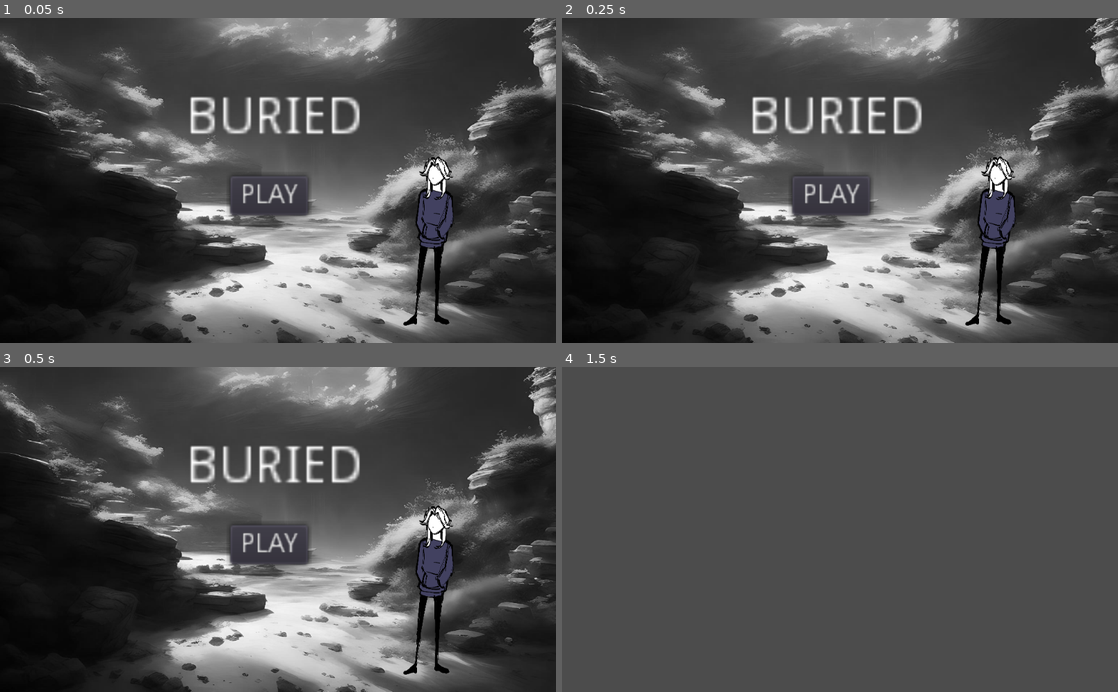
Above: before the commit, frames 1-4 (two rows, left to right).
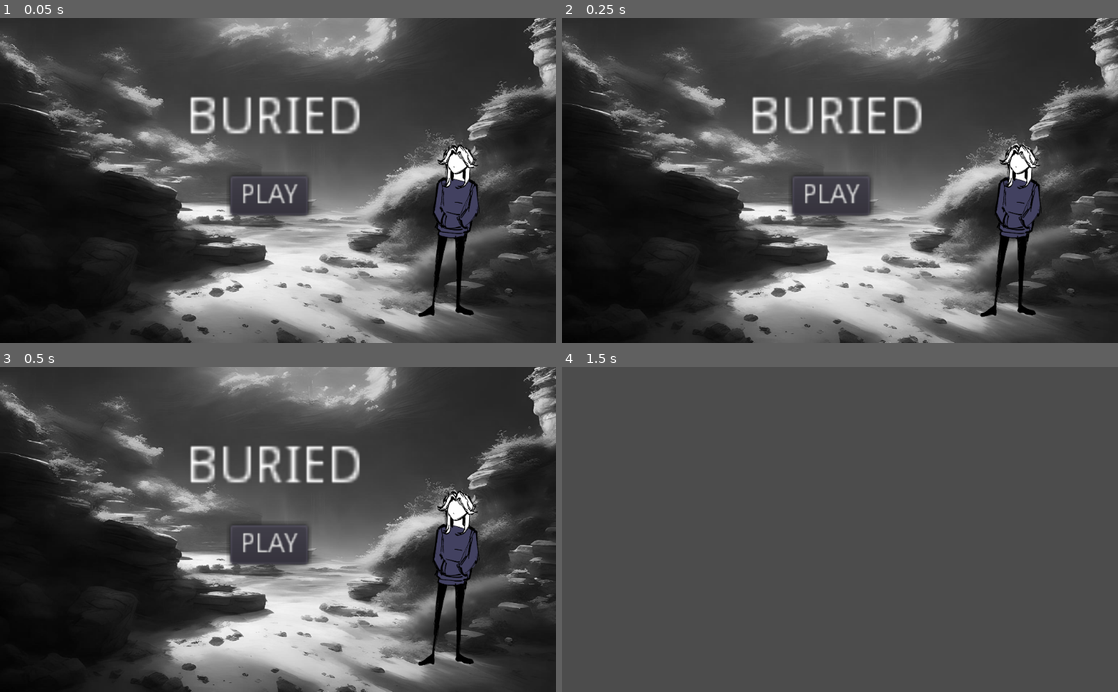
Above: after the commit, the same moments.

Repository: ShelfMaster27/Poolesville-Hacks-2023
Game: Godot game, scene res://Buried.tscn
Two runs of this game, one before a commit and one after it. Both use one fixed random seed, a clock stepped at 60 frames per second and the inputs below.
Inputs (mouse positions are in pixels of both pictures, inside the frame that each line leads up to):
- Up to frame 1 (0.05 s): no input
- Up to frame 2 (0.25 s): no input
- Up to frame 3 (0.5 s): no input
- Up to frame 4 (1.5 s): click (840, 532) at 0.52 s; tap Enter at 1.25 s; hold Right (ui_right) from 1.28 s (still down); hold U (Punch) from 1.28 s (still down)

The runs differ from the first frame. In frame 1, 3.0% of the frame differs, in the area x 72-87%, y 38-95%; in frame 2, 3.0%; in frame 3, 3.0%; in frame 4, nothing differs.
Error after the commit: Invalid get index 'current' (on base: 'null instance'). (res://World.gd:17)

Commit message:
clean up + trying to get the button to take you to the next scene where the player actually exists
warning: title_cam is null

Diff:
--- a/Buried.tscn
+++ b/Buried.tscn
@@ -1,31 +1,16 @@
-[gd_scene load_steps=7 format=2]
+[gd_scene load_steps=4 format=2]
 
 [ext_resource path="res://Player.tscn" type="PackedScene" id=1]
 [ext_resource path="res://Title.tscn" type="PackedScene" id=2]
-[ext_resource path="res://frfr player 1.png" type="Texture" id=3]
-[ext_resource path="res://imageedit_1_2217057145.png" type="Texture" id=4]
-[ext_resource path="res://World.gd" type="Script" id=5]
-[ext_resource path="res://playbutton.gd" type="Script" id=6]
+[ext_resource path="res://Scene 1.tscn" type="PackedScene" id=3]
 
 [node name="Buried" type="Node2D"]
 
 [node name="Title" parent="." instance=ExtResource( 2 )]
-script = ExtResource( 5 )
 
-[node name="Sprite" type="Sprite" parent="Title"]
-position = Vector2( -1, 0 )
-texture = ExtResource( 4 )
-
-[node name="Camera2D" type="Camera2D" parent="Title/Sprite"]
-
-[node name="Sprite2" type="Sprite" parent="Title"]
-position = Vector2( 437, 155 )
-scale = Vector2( -0.5, 0.5 )
-texture = ExtResource( 3 )
+[node name="Scene 1" parent="." instance=ExtResource( 3 )]
 
 [node name="Player" parent="." instance=ExtResource( 1 )]
-visible = false
-position = Vector2( 484, 459 )
 scale = Vector2( -10, 10 )
 
 [node name="RigidBody2D" type="RigidBody2D" parent="."]
@@ -37,28 +22,3 @@
 position = Vector2( -30.9543, -3.1748 )
 
 [node name="CollisionShape2D" type="CollisionShape2D" parent="RigidBody2D2"]
-
-[node name="Control" type="Control" parent="."]
-margin_left = -509.0
-margin_top = -296.0
-margin_right = 163.0
-margin_bottom = 22.0
-
-[node name="RichTextLabel" type="RichTextLabel" parent="Control"]
-margin_left = 255.0
-margin_top = 63.0
-margin_right = 315.0
-margin_bottom = 103.0
-rect_scale = Vector2( 10, 10 )
-text = "BURIED"
-
-[node name="Button" type="Button" parent="Control"]
-margin_left = 376.0
-margin_top = 284.0
-margin_right = 388.0
-margin_bottom = 304.0
-rect_scale = Vector2( 5, 5.24 )
-text = "PLAY"
-script = ExtResource( 6 )
-
-[connection signal="pressed" from="Control/Button" to="Control/Button" method="_on_Button_pressed"]
--- a/Game.tscn
+++ /dev/null
@@ -1,3 +0,0 @@
-[gd_scene format=2]
-
-[node name="Game" type="Node2D"]
--- a/Player.tscn
+++ b/Player.tscn
@@ -35,6 +35,11 @@
 "name": "Down Idle",
 "speed": 20.0
 }, {
+"frames": [  ],
+"loop": true,
+"name": "Up Idle",
+"speed": 5.0
+}, {
 "frames": [ ExtResource( 15 ), ExtResource( 15 ), ExtResource( 8 ), ExtResource( 8 ), ExtResource( 11 ), ExtResource( 1 …(340 unchanged characters)…
 "loop": true,
 "name": "Punch",
@@ -45,24 +50,18 @@
 "name": "Right_Left",
 "speed": 7.0
 }, {
-"frames": [ ExtResource( 19 ) ],
-"loop": true,
-"name": "Right_Left Idle",
-"speed": 5.0
-}, {
 "frames": [  ],
 "loop": true,
 "name": "Up",
 "speed": 5.0
 }, {
-"frames": [  ],
+"frames": [ ExtResource( 19 ) ],
 "loop": true,
-"name": "Up Idle",
+"name": "Right_Left Idle",
 "speed": 5.0
 } ]
 
 [node name="Player" type="KinematicBody2D"]
-position = Vector2( 190, 10 )
 script = ExtResource( 6 )
 
 [node name="CollisionShape2D" type="CollisionShape2D" parent="."]
@@ -76,10 +75,8 @@
 [node name="AnimatedSprite" type="AnimatedSprite" parent="."]
 scale = Vector2( 0.0640491, 0.0528142 )
 frames = SubResource( 2 )
-animation = "Punch"
-frame = 21
 animation = "Right_Left"
-frame = 1
+frame = 2
 playing = true
 
 [node name="Position2D" type="Position2D" parent="."]
--- /dev/null
+++ b/Scene 1.tscn
@@ -0,0 +1,3 @@
+[gd_scene format=2]
+
+[node name="Scene 1" type="Node2D"]
--- a/Title.tscn
+++ b/Title.tscn
@@ -1,27 +1,71 @@
-[gd_scene load_steps=4 format=2]
+[gd_scene load_steps=10 format=2]
 
 [ext_resource path="res://frfr player 1.png" type="Texture" id=1]
 [ext_resource path="res://World.gd" type="Script" id=2]
 [ext_resource path="res://imageedit_1_2217057145.png" type="Texture" id=3]
+[ext_resource path="res://frfr player 3.png" type="Texture" id=4]
+[ext_resource path="res://frfr player 4.png" type="Texture" id=5]
+[ext_resource path="res://frfr player 5.png" type="Texture" id=6]
+[ext_resource path="res://frfr player 2.png" type="Texture" id=7]
+[ext_resource path="res://playbutton.gd" type="Script" id=8]
+
+[sub_resource type="SpriteFrames" id=1]
+animations = [ {
+"frames": [ ExtResource( 1 ), ExtResource( 1 ), ExtResource( 1 ), ExtResource( 1 ), ExtResource( 1 ), ExtResource( 1 ), ExtResource( 1 ), ExtResource( 1 ), ExtResource( 1 ), ExtResource( 1 ), ExtResource( 1 ), ExtResource( 1 ), ExtResource( 7 ), ExtResource( 7 ), ExtResource( 7 ), ExtResource( 7 ), ExtResource( 4 ), ExtResource( 4 ), ExtResource( 7 ), ExtResource( 5 ), ExtResource( 5 ), ExtResource( 6 ), ExtResource( 6 ), ExtResource( 6 ), ExtResource( 6 ), ExtResource( 6 ), ExtResource( 6 ), ExtResource( 6 ), ExtResource( 6 ) ],
+"loop": true,
+"name": "Down Idle",
+"speed": 20.0
+} ]
 
 [node name="Title" type="Node2D"]
 script = ExtResource( 2 )
 
-[node name="Sprite" type="Sprite" parent="."]
+[node name="Menu Background" type="Sprite" parent="."]
 position = Vector2( -1, 0 )
 texture = ExtResource( 3 )
 
-[node name="Camera2D" type="Camera2D" parent="Sprite"]
+[node name="Camera2D" type="Camera2D" parent="Menu Background"]
 current = true
 
-[node name="Sprite2" type="Sprite" parent="."]
-position = Vector2( 437, 155 )
-scale = Vector2( -0.5, 0.5 )
-texture = ExtResource( 1 )
+[node name="Menu Player" type="AnimatedSprite" parent="."]
+position = Vector2( 497.019, 122.529 )
+scale = Vector2( 0.60116, 0.520786 )
+frames = SubResource( 1 )
+animation = "Down Idle"
+frame = 14
+playing = true
+flip_h = true
 
-[node name="Play Button" type="Button" parent="."]
-margin_right = 12.0
-margin_bottom = 20.0
+[node name="Control" type="Control" parent="."]
+margin_left = -509.0
+margin_top = -296.0
+margin_right = 163.0
+margin_bottom = 22.0
 __meta__ = {
 "_edit_use_anchors_": false
 }
+
+[node name="RichTextLabel" type="RichTextLabel" parent="Control"]
+margin_left = 255.0
+margin_top = 63.0
+margin_right = 315.0
+margin_bottom = 103.0
+rect_scale = Vector2( 10, 10 )
+text = "BURIED"
+__meta__ = {
+"_edit_use_anchors_": false
+}
+
+[node name="Button" type="Button" parent="Control"]
+margin_left = 376.0
+margin_top = 284.0
+margin_right = 388.0
+margin_bottom = 304.0
+rect_scale = Vector2( 5, 5.24 )
+text = "PLAY"
+script = ExtResource( 8 )
+__meta__ = {
+"_edit_use_anchors_": false
+}
+
+[connection signal="pressed" from="Control/Button" to="Control/Button" method="_on_Button_pressed"]
--- a/World.gd
+++ b/World.gd
@@ -2,107 +2,37 @@
 
 onready var world = get_tree().get_current_scene()
 onready var curr_scene = self
-export var matching_scene_trigger = ""
-#onready var player = world.get_node("Player")
 onready var player = world.get_node("Player")
-onready var globals = preload("res://globalresource.tres")
 
 
 func _ready():
 	curr_scene = world.get_child(0)
-	print("\nNew scene instance! (", curr_scene.get_name(), ")\n")
 
 	var map_limits
 	var map_cellsize
 	var cam = player.get_node("Camera2D")
-	var title_cam = get_node("Sprite/Camera2D")
+	var title_cam = get_node("Menu Background/Camera2D")
 
 	cam.current == false
 	title_cam.current == true
 
-	matching_scene_trigger = globals.matching_scene_trigger
-	globals.matching_scene_trigger = ""
-	ResourceSaver.save("res://globalresource.tres", globals)
-
-
 	if curr_scene.get_name() == "Title":
-		cam.zoom.x = 0.9
-		cam.zoom.y = 0.9
-		player.visible == false
-		cam.current == false
-		title_cam.current == true
-
+		player.visible = false
+		cam.current = false
+		title_cam.current = true
 		title_cam.scale.x = 1.5
 		title_cam.scale.y = 1.5
 
-	# rmber to add reverse of above for future scenes
-
-	#title_cam.global_position = get_parent.global_position
-	#title_cam.zoom
+	if curr_scene.get_name() == "Scene 1":
+		print("hi")
+		player.visible = true
+		cam.current = true
+		title_cam.current = false
+		cam.scale.x = 1.5
+		cam.scale.y = 1.5
 
 	title_cam.current = true
-	var scaleX = float(get_node("Sprite").texture.get_width()) / ProjectSettings.get("display/window/size/width")
-	var scaleY = float(get_node("Sprite").texture.get_height()) / ProjectSettings.get("display/window/size/height")
-	title_cam.global_position = get_node("Sprite").global_position
-	print(get_node("Sprite").texture.get_width())
-	print(ProjectSettings.get("display/window/size/width"))
-	print(scaleX)
+	var scaleX = float(get_node("Menu Background").texture.get_width()) / ProjectSettings.get("display/window/size/width")
+	var scaleY = float(get_node("Menu Background").texture.get_height()) / ProjectSettings.get("display/window/size/height")
+	title_cam.global_position = get_node("Menu Background").global_position
 	title_cam.zoom = Vector2(scaleX, scaleY)
-	#title_cam.limit_left = get_node("Sprite").get_height.x  * map_cellsize.x
-	#title_cam.limit_top = get_node("Sprite").get_height.y * map_cellsize.y
-	#title_cam.limit_right = get_node("Sprite").width.x * map_cellsize.x
-	#title_cam.limit_bottom = get_node("Sprite").height.y * map_cellsize.y
-
-	if matching_scene_trigger != "":
-		var scene_trigger = curr_scene.get_node(matching_scene_trigger)
-		# FIXME: this check is probably indicative of poor design
-		if scene_trigger != null:
-			var position = scene_trigger.get_child(1).global_position
-			player.global_position = position
-	else:
-		var start_position = player.get_node("Position2D")
-		player.global_position = start_position.global_position
-
-	register_scene_triggers()
-
-func _notification(notif: int):
-	match notif:
-		MainLoop.NOTIFICATION_WM_QUIT_REQUEST, MainLoop.NOTIFICATION_WM_GO_BACK_REQUEST:
-			# FIXME: probably a cleaner way to do this
-			globals.matching_scene_trigger = ""
-			ResourceSaver.save("res://globalresource.tres", globals)
-		_:
-			pass
-
-func on_scene_trigger_entered(colliding_body, scene_trigger):
-	print("Entered: ", scene_trigger.get_name(), " < ", colliding_body.get_name())
-	if colliding_body.name == "Player":
-		scene_change(scene_trigger.get_name())
-
-func scene_change(scene_trigger):
-	var sceneChangePlayer = world.get_node("SceneChangePlayer")
-	sceneChangePlayer.play("SceneChangeFade")
-	yield(get_tree().create_timer(0.3), "timeout")
-
-	var next_scene
-	match scene_trigger.rfind("(") - 1:
-		-2:
-			next_scene = scene_trigger.substr(3)
-		var n:
-			next_scene = scene_trigger.substr(3, n - 3)
-
-	matching_scene_trigger = scene_trigger.replace(next_scene, curr_scene.get_name())
-	globals.matching_scene_trigger = matching_scene_trigger
-	ResourceSaver.save("res://globalresource.tres", globals)
-
-	world.remove_child(world.get_child(1))
-	var next_scene_packed = load(str(next_scene, ".tscn"))
-	world.add_child_below_node(world.get_node("SceneChangePlayer"), next_scene_packed.instance())
-
-# ?FIXME: scene triggers have to be manually given group "Scene Trigger"
-# can this be more streamlined?!?!
-func register_scene_triggers():
-	var scene_triggers = get_tree().get_nodes_in_group("Scene Trigger")
-
-	for scene_trigger in scene_triggers:
-		scene_trigger.connect("body_entered", self, "on_scene_trigger_entered", [scene_trigger])
--- a/globalresource.gd
+++ /dev/null
@@ -1,3 +0,0 @@
-extends Resource
-
-export var matching_scene_trigger: String = ""
--- a/globalresource.tres
+++ /dev/null
@@ -1,8 +0,0 @@
-[gd_resource type="Resource" load_steps=2 format=2]
-
-[ext_resource path="res://globalresource.gd" type="Script" id=1]
-
-[resource]
-resource_local_to_scene = true
-script = ExtResource( 1 )
-matching_scene_trigger = ""
--- a/playbutton.gd
+++ b/playbutton.gd
@@ -1,20 +1,6 @@
 extends Button
 
 
-# Declare member variables here. Examples:
-# var a = 2
-# var b = "text"
-
-
-# Called when the node enters the scene tree for the first time.
-func _ready():
-	pass # Replace with function body.
-
-
-# Called every frame. 'delta' is the elapsed time since the previous frame.
-#func _process(delta):
-#	pass
-
-
 func _on_Button_pressed():
-	get_tree().change_scene("res://Game.tscn")
+	get_tree().change_scene("res://Scene 1.tscn")
+	GlobalWorld.curr_scene = "Scene 1"
--- a/project.godot
+++ b/project.godot
@@ -14,11 +14,15 @@
 run/main_scene="res://Buried.tscn"
 config/icon="res://icon.png"
 
+[autoload]
+
+GlobalWorld="*res://World.gd"
+
 [input]
 
 Punch={
 "deadzone": 0.5,
-"events": [ Object(InputEventKey,"resource_local_to_scene":false,"resource_name":"","device":0,"alt":false,"shift":false,"control":false,"meta":false,"command":false,"pressed":false,"scancode":85,"physical_scancode":0,"unicode":0,"echo":false,"script":null)
+"events": [ Object(InputEventKey,"resource_local_to_scene":false,"resource_name":"","device":0,"alt":false,"shift":false,"control":false,"meta":false,"command":false,"pressed":false,"scancode":85,"unicode":0,"echo":false,"script":null)
  ]
 }
 
